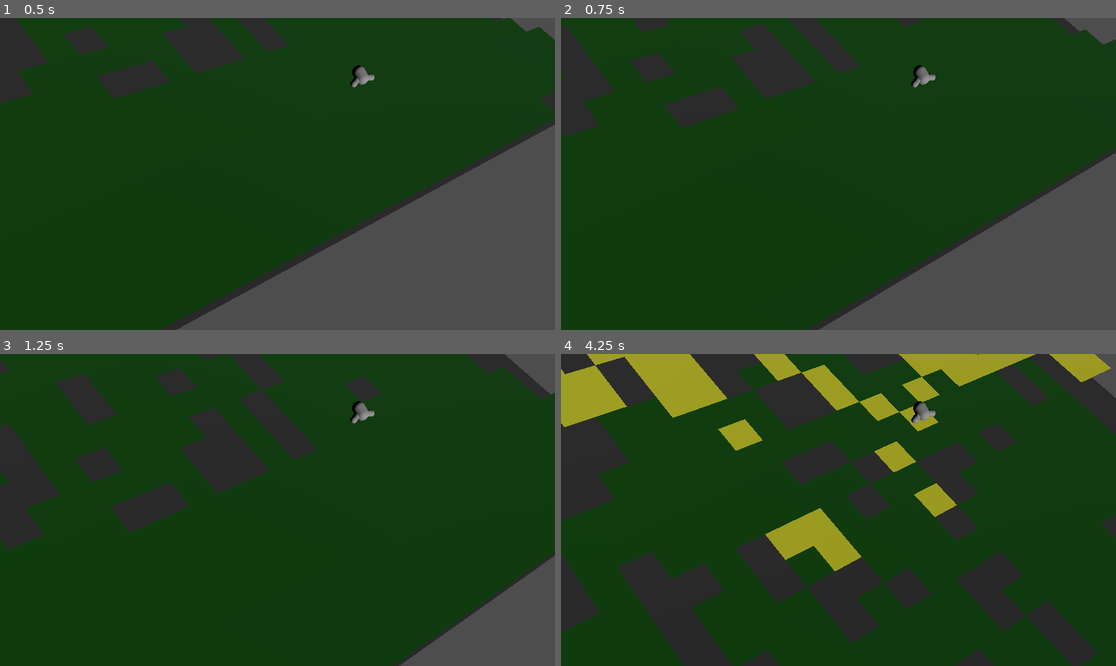
Above: before the commit, frames 1-4 (two rows, left to right).
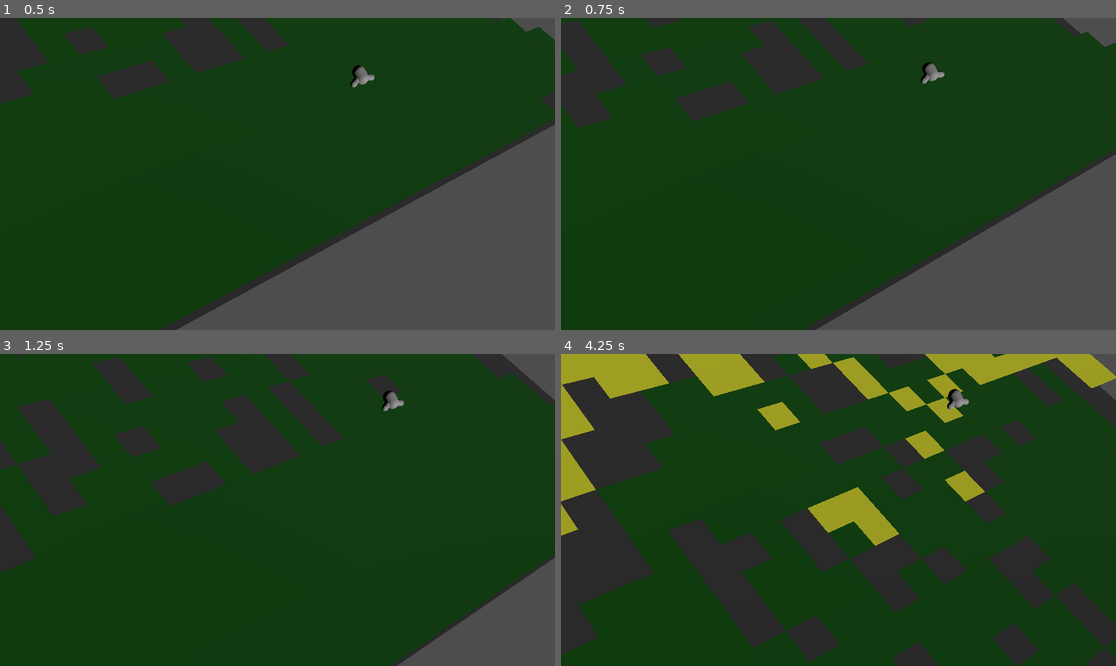
Above: after the commit, the same moments.

Repository: flatweb/gwj90Murat
Game: Godot game, scene res://game.tscn
Same seed, same stepped clock (60 frames per second), same inputs: the game is played once before the commit and once after it.
Inputs:
- Up to frame 1 (0.5 s): no input
- Up to frame 2 (0.75 s): hold Right (droite) from 0.53 s (still down)
- Up to frame 3 (1.25 s): keep holding Right (droite)
- Up to frame 4 (4.25 s): release Right (droite) at 1.28 s; hold Left (gauche) 1.28-2.03 s; hold Right (droite) 2.03-3.53 s; hold Left (gauche) from 3.53 s (still down)

Frame 1 is identical in both runs. In frame 2, 4.4% of the frame differs, in the area x 0-100%, y 0-100%; in frame 3, 15%; in frame 4, 44%.

Commit message:
La caméra suit l'oiseau qui avance #7 player du son d'ambiance

Diff:
--- /dev/null
+++ b/camera_3d.gd
@@ -0,0 +1,33 @@
+extends Camera3D
+
+# élément à suivre
+var followed : Node3D :
+	set(value):
+		followed = value
+		distancez = self.position.z - followed.position.z
+		distancex = self.position.x - followed.position.x
+		pass
+	get():
+		return followed
+# distance sur l'axe z à respecter
+# Note : la caméra a un Z > followed, distancez > 0
+var distancez : float
+# distance sur l'axe x à respecter (à l'écart ECART_MAX_X près)
+# Note : la caméra a un Z > followed, distancez > 0
+var distancex : float
+# écart absolu max toléré pour le suivi sur l'axe des x
+const ECART_MAX_X = 5.0
+
+# Called when the node enters the scene tree for the first time.
+func _ready() -> void:
+	pass # Replace with function body.
+
+
+# Called every frame. 'delta' is the elapsed time since the previous frame.
+func _process(delta: float) -> void:
+	# Si la caméra est trop loin derrière, on avance la caméra
+	if self.position.z - followed.position.z > distancez:
+		self.position.z = followed.position.z + distancez
+	# Si on est troip près on ne fait rien
+
+	# TODO : gérer aussi le latéral
--- a/game.gd
+++ b/game.gd
@@ -10,7 +10,17 @@
 func _ready():
 	gridmapSize = $MeshGround.mesh.size
 	#populategridmap()
+	startintro()
 	pass
+
+func startintro():
+	pass
+	start()
+
+func start():
+	# Repositionner la camera ?
+	$Camera3D.followed = $Oiseau
+	$AudioStreamPlayer.play()
 
 func populategridmap():
 	var foretsid : Array
--- a/game.tscn
+++ b/game.tscn
@@ -3,6 +3,8 @@
 [ext_resource type="PackedScene" uid="uid://ktrp3827wg2f" path="res://oiseau.tscn" id="1_80nbo"]
 [ext_resource type="MeshLibrary" uid="uid://ckdxgi2w3j4m8" path="res://res/meshlib-ground.tres" id="1_e2o6t"]
 [ext_resource type="Script" uid="uid://c235fg52wmv15" path="res://game.gd" id="1_feb5d"]
+[ext_resource type="Script" uid="uid://ylyqmprsbdh7" path="res://camera_3d.gd" id="4_7jktm"]
+[ext_resource type="AudioStream" uid="uid://dhnyo55ieglxv" path="res://res/sons/main_amb.mp3" id="4_fc0e3"]
 
 [sub_resource type="StandardMaterial3D" id="StandardMaterial3D_80nbo"]
 albedo_color = Color(0.26293245, 0.26293245, 0.26293245, 1)
@@ -32,7 +34,11 @@
 [node name="Oiseau" parent="." unique_id=1267771531 instance=ExtResource("1_80nbo")]
 transform = Transform3D(1, 0, 0, 0, 1, 0, 0, 0, 1, 0, 2.6835592, 98.66545)
 
-[node name="Camera3D" type="Camera3D" parent="Oiseau" unique_id=295921986]
-transform = Transform3D(0.74359906, 0.3245612, -0.5845686, 0.28791574, 0.63364524, 0.7180518, 0.6034608, -0.70224917, 0.37773168, -16.058771, 13.654617, 9.123627)
+[node name="Camera3D" type="Camera3D" parent="." unique_id=295921986]
+transform = Transform3D(0.74359906, 0.3245612, -0.5845686, 0.28791574, 0.63364524, 0.7180518, 0.6034608, -0.70224917, 0.37773168, -16.058771, 16.338177, 107.78908)
 fov = 23.4
 far = 1000.0
+script = ExtResource("4_7jktm")
+
+[node name="AudioStreamPlayer" type="AudioStreamPlayer3D" parent="." unique_id=1714319163]
+stream = ExtResource("4_fc0e3")
Not shown, added: camera_3d.gd.uid
Not shown, added: res/sons/main_amb.mp3.import
Not shown, added: res/sons/main_amb.mp3
